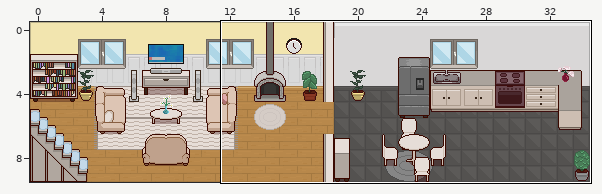
Two states of a Tiled map, public/assets/tiled/maps/living-cocina/living-cocina.tmx. The picture above shows the old version from afar; the outline marks the close-up.
Close-up. Before:
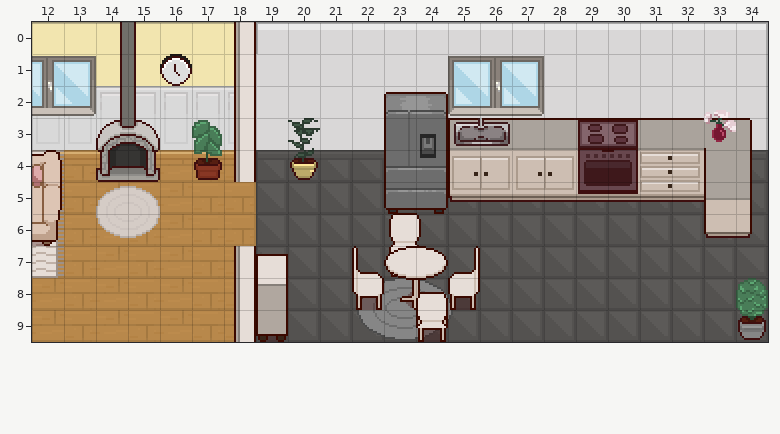
Cells are 16x16 px. Shown: x 12..34, y 0..9.
Now the later version:
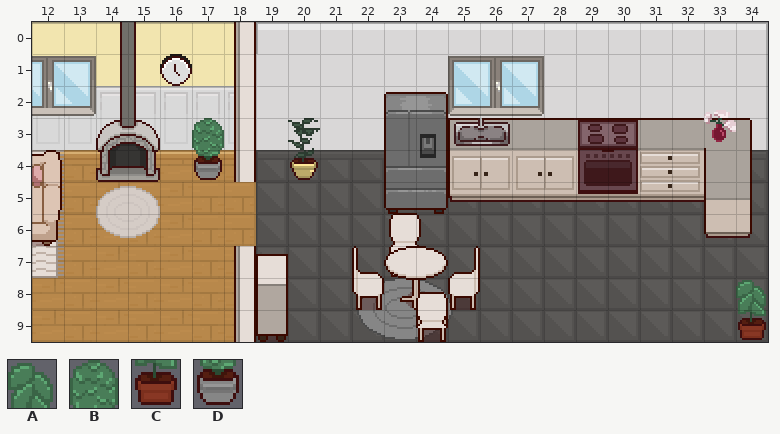
Key: from "Decoraciones": A 61, B 65, C 73, D 77.
_ is an empty cell.
Difference:
Layer "Decoraciones":
The edit turns tile B into tile A in row 8 at x 34.
The edit turns tile A into tile B in row 3 at x 17.
The edit turns tile D into tile C in row 9 at x 34.
The edit turns tile C into tile D in row 4 at x 17.
